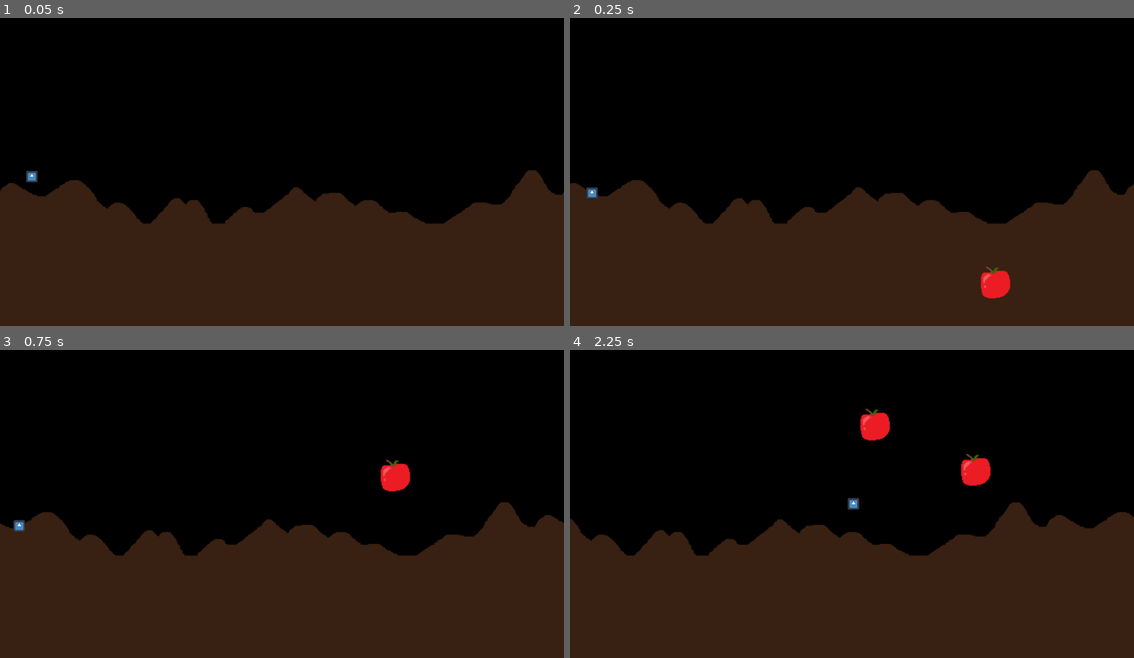
Above: before the commit, frames 1-4 (two rows, left to right).
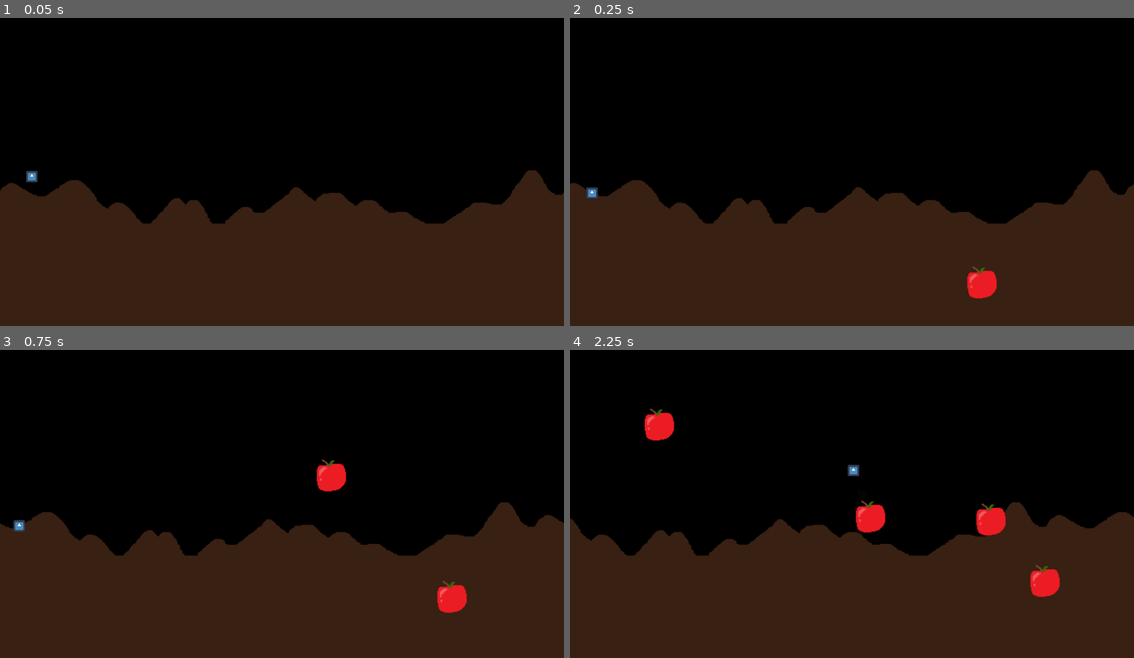
Above: after the commit, the same moments.

Repository: Kurooco/HonorsProject
Game: Godot game, scene res://globals/level_handler.tscn
Same seed, same stepped clock (60 frames per second), same inputs: the game is played once before the commit and once after it. The engine's default icon, where the game draws it, is replaced by a stand-in: a white triangle on a blue panel in a dark square.
Inputs:
- Up to frame 1 (0.05 s): no input
- Up to frame 2 (0.25 s): no input
- Up to frame 3 (0.75 s): hold Right (right) from 0.53 s (still down)
- Up to frame 4 (2.25 s): tap Up (jump) at 0.77, 1.52 s; release Right (right) at 2.03 s; hold Left (left) from 2.03 s (still down)

Frame 1 is identical in both runs. In frame 2, 0.5% of the frame differs, in the area x 70-79%, y 80-92%; in frame 3, 1.3%; in frame 4, 2.8%, in the area x 13-87%, y 18-81%.

Commit message:
food spawner adjustments

Diff:
--- a/scenes/level_objects/assist/food_spawner_copy.gd
+++ b/scenes/level_objects/assist/food_spawner_copy.gd
@@ -9,18 +9,21 @@
 var distance = 0
 var start_point = 0
 var end_point = 0
+var adjusted_distance_ratio = 0
 
 func _ready():
 	$Timer.wait_time = spawn_time
 
-func _on_timer_timeout():
+func _process(delta):
 	start_point = curve.get_baked_points()[0].x+position.x
 	end_point = curve.get_baked_points()[-1].x+position.x
 	distance = end_point-start_point
 	start_x = max(start_point, get_viewport().get_camera_2d().position.x-get_viewport().size.x/2)
 	end_x = min(end_point, get_viewport().get_camera_2d().position.x+get_viewport().size.x/2)
-	var adjusted_distance_ratio = (end_x-start_x)/get_viewport().size.x
+	adjusted_distance_ratio = (end_x-start_x)/get_viewport().size.x
 	print(adjusted_distance_ratio)
+
+func _on_timer_timeout():
 	if(adjusted_distance_ratio <= 0):
 		return;
 	$Timer.wait_time = spawn_time / adjusted_distance_ratio
--- a/scenes/levels/level_1.tscn
+++ b/scenes/levels/level_1.tscn
@@ -32,7 +32,9 @@
 [node name="FoodSpawner" parent="." instance=ExtResource("3_nsrm0")]
 position = Vector2(544.08, 62.5631)
 curve = SubResource("Curve2D_nsrm0")
+spawn_time = 0.4
 y_range = Vector2(-800, -500)
+x_range = Vector2(-300, 300)
 
 [node name="Parallax2D" type="Parallax2D" parent="."]
 z_index = -50
